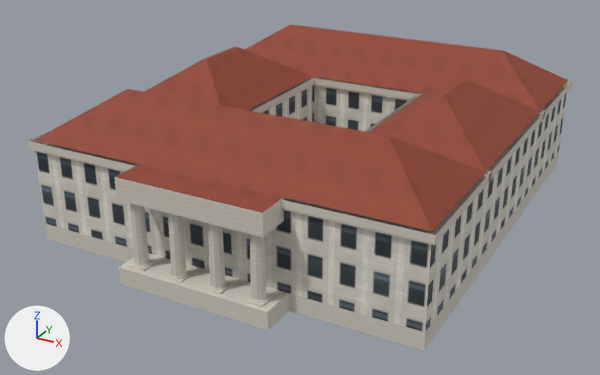
Renders of the glTF model assets/m/buildings/dc/oas_building.glb from each side of a commit.
Before and after are seen from a 50 mm lens placed at (46.5, -90.4, 46.7), pointed at (-1.3, -3.6, 3.3). The axes (+X, +Y, +Z) are drawn at lower left. The lights are the same throughout. The older version comes first. Where no turn or scale is listed for an object, it has been applied to the vertices. Vertices at exactly the same position are counted once.

Script lines for the objects in view, before the commit:
```python
me_oas_building = bpy.data.meshes.new('oas_building')
me_oas_building.from_pydata(...)  # 532 vertices, 768 faces; spans x -25.0..25.0, y -29.9..29.9, z -9.0..9.0
# faces by material slot: [32, 44, 42, 650]
me_oas_building.materials.append(mat_fed_white)
me_oas_building.materials.append(mat_painted_white)
me_oas_building.materials.append(mat_roof_tile_red)
me_oas_building.materials.append(mat_painted_white_001)
ob_oas_building = bpy.data.objects.new('oas_building', me_oas_building)
ob_oas_building.location = (0.0, 0.0, 9.0)
```
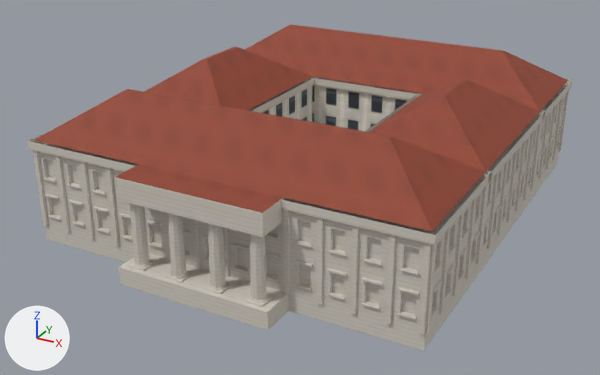
Location of each change, (x1, y1, x2, y2) in pixels of the pictures (600 x 375 px):
part 1 of me_oas_building, added
    after: (44, 193, 59, 199)
part 2 of me_oas_building, added
    after: (68, 200, 83, 206)
part 3 of me_oas_building, added
    after: (93, 206, 109, 213)
part 4 of me_oas_building, added
    after: (118, 213, 131, 219)
part 5 of me_oas_building, added
    after: (146, 220, 162, 227)
part 6 of me_oas_building, added
    after: (233, 267, 248, 273)
part 7 of me_oas_building, added
    after: (231, 243, 249, 250)
part 8 of me_oas_building, added
    after: (265, 252, 280, 258)
part 9 of me_oas_building, added
    after: (295, 284, 312, 291)
part 10 of me_oas_building, added
    after: (293, 260, 313, 267)
part 11 of me_oas_building, added
    after: (328, 293, 345, 300)
part 12 of me_oas_building, added
    after: (327, 268, 347, 276)
part 13 of me_oas_building, added
    after: (362, 303, 380, 310)
part 14 of me_oas_building, added
    after: (361, 277, 382, 286)
part 15 of me_oas_building, added
    after: (398, 313, 416, 320)
part 16 of me_oas_building, added
    after: (397, 287, 419, 296)
part 17 of me_oas_building, added
    after: (33, 86, 569, 334)

Diff of the bpy script that builds the scene:
```diff
--- a/assets/m/buildings/dc/oas_building.glb.py
+++ b/assets/m/buildings/dc/oas_building.glb.py
@@ me_oas_building @@
-me_oas_building.from_pydata(...)  # 532 vertices, 768 faces; spans x -25.0..25.0, y -29.9..29.9, z -9.0..9.0
+me_oas_building.from_pydata(...)  # 3364 vertices, 4544 faces; spans x -25.0..25.0, y -29.9..29.9, z -9.0..9.0
+# me_oas_building part 1: the loose piece of 8 vertices spanning x -8.5..-6.5, y -29.3..-27.2, z -6.9..-6.7 is copied, and the copy is scaled about its middle by (1.01, 0.144, 1.11), then moved by (-15.1, 2.5, 4.0); it spans x -23.7..-21.6, y -25.9..-25.6, z -2.9..-2.7
+# me_oas_building part 2: the loose piece of 8 vertices spanning x -8.5..-6.5, y -29.3..-27.2, z -6.9..-6.7 is copied, and the copy is scaled about its middle by (1.01, 0.144, 1.11), then moved by (-11.3, 2.5, 4.0); it spans x -19.9..-17.8, y -25.9..-25.6, z -2.9..-2.7
+# me_oas_building part 3: the loose piece of 8 vertices spanning x -8.5..-6.5, y -29.3..-27.2, z -6.9..-6.7 is copied, and the copy is scaled about its middle by (1.01, 0.144, 1.11), then moved by (-7.6, 2.5, 4.0); it spans x -16.1..-14.0, y -25.9..-25.6, z -2.9..-2.7
+# me_oas_building part 4: the loose piece of 8 vertices spanning x -8.5..-6.5, y -29.3..-27.2, z -6.9..-6.7 is copied, and the copy is scaled about its middle by (1.01, 0.144, 1.11), then moved by (-3.8, 2.5, 4.0); it spans x -12.4..-10.3, y -25.9..-25.6, z -2.9..-2.7
+# me_oas_building part 5: the loose piece of 8 vertices spanning x -8.5..-6.5, y -29.3..-27.2, z -6.9..-6.7 is copied, and the copy is scaled about its middle by (1.01, 0.144, 1.11), then moved by (0.0, 2.5, 4.0); it spans x -8.6..-6.5, y -25.9..-25.6, z -2.9..-2.7
+# me_oas_building part 6: the loose piece of 8 vertices spanning x 1.5..3.5, y -29.3..-27.2, z -6.9..-6.7 is copied, and the copy is scaled about its middle by (0.867, 0.125, 0.815), then moved by (1.3, 2.5, 1.2); it spans x 2.9..4.7, y -25.9..-25.6, z -5.7..-5.5
+# me_oas_building part 7: the loose piece of 8 vertices spanning x 1.5..3.5, y -29.3..-27.2, z -6.9..-6.7 is copied, and the copy is scaled about its middle by (1.01, 0.144, 1.11), then moved by (1.3, 2.5, 4.0); it spans x 2.7..4.8, y -25.9..-25.6, z -2.9..-2.7
+# me_oas_building part 8: the loose piece of 8 vertices spanning x 6.5..8.5, y -29.3..-27.2, z -6.9..-6.7 is copied, and the copy is scaled about its middle by (1.01, 0.144, 1.11), then moved by (0.0, 2.5, 4.0); it spans x 6.5..8.6, y -25.9..-25.6, z -2.9..-2.7
+# me_oas_building part 9: the loose piece of 8 vertices spanning x 6.5..8.5, y -29.3..-27.2, z -6.9..-6.7 is copied, and the copy is scaled about its middle by (0.866, 0.125, 0.815), then moved by (3.8, 2.5, 1.2); it spans x 10.4..12.2, y -25.9..-25.6, z -5.7..-5.5
+# me_oas_building part 10: the loose piece of 8 vertices spanning x 6.5..8.5, y -29.3..-27.2, z -6.9..-6.7 is copied, and the copy is scaled about its middle by (1.01, 0.144, 1.11), then moved by (3.8, 2.5, 4.0); it spans x 10.3..12.4, y -25.9..-25.6, z -2.9..-2.7
+# me_oas_building part 11: the loose piece of 8 vertices spanning x 6.5..8.5, y -29.3..-27.2, z -6.9..-6.7 is copied, and the copy is scaled about its middle by (0.867, 0.125, 0.815), then moved by (7.6, 2.5, 1.2); it spans x 14.2..16.0, y -25.9..-25.6, z -5.7..-5.5
+# me_oas_building part 12: the loose piece of 8 vertices spanning x 6.5..8.5, y -29.3..-27.2, z -6.9..-6.7 is copied, and the copy is scaled about its middle by (1.01, 0.144, 1.11), then moved by (7.6, 2.5, 4.0); it spans x 14.0..16.1, y -25.9..-25.6, z -2.9..-2.7
+# me_oas_building part 13: the loose piece of 8 vertices spanning x 6.5..8.5, y -29.3..-27.2, z -6.9..-6.7 is copied, and the copy is scaled about its middle by (0.865, 0.125, 0.815), then moved by (11.3, 2.5, 1.2); it spans x 17.9..19.7, y -25.9..-25.6, z -5.7..-5.5
+# me_oas_building part 14: the loose piece of 8 vertices spanning x 6.5..8.5, y -29.3..-27.2, z -6.9..-6.7 is copied, and the copy is scaled about its middle by (1.01, 0.144, 1.11), then moved by (11.3, 2.5, 4.0); it spans x 17.8..19.9, y -25.9..-25.6, z -2.9..-2.7
+# me_oas_building part 15: the loose piece of 8 vertices spanning x 6.5..8.5, y -29.3..-27.2, z -6.9..-6.7 is copied, and the copy is scaled about its middle by (0.867, 0.125, 0.815), then moved by (15.1, 2.5, 1.2); it spans x 21.7..23.5, y -25.9..-25.6, z -5.7..-5.5
+# me_oas_building part 16: the loose piece of 8 vertices spanning x 6.5..8.5, y -29.3..-27.2, z -6.9..-6.7 is copied, and the copy is scaled about its middle by (1.01, 0.144, 1.11), then moved by (15.1, 2.5, 4.0); it spans x 21.6..23.7, y -25.9..-25.6, z -2.9..-2.7
+# me_oas_building part 17: 2592 vertices added at x -24.8..24.8, y -26.0..29.6, z -6.9..2.9
+# other edits to the shape of me_oas_building do not show in these pictures
 me_oas_building.materials.append(mat_fed_white)
```
